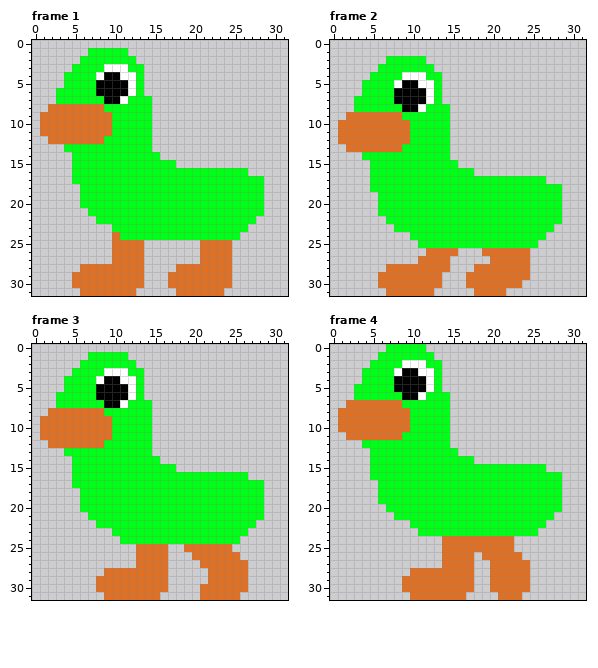
File history of a pixel-art file, asesprite/goose_walk.aseprite. Above, as it was before the edit.
32x32 pixels, 7 frames. Pixels under 10% opacity are left out. Shown: frame 1, frame 2, frame 3, frame 4. The commit also changed other frames, which this record leaves out.
After:
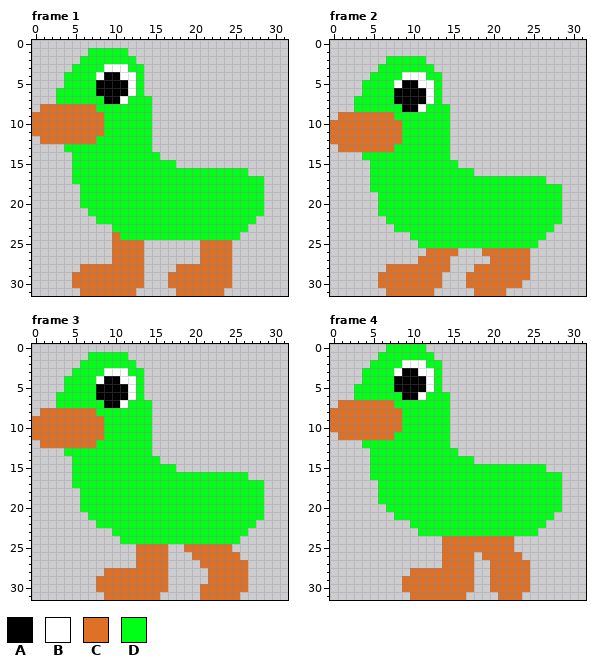
Palette (. is transparent): A #000000  B #ffffff  C #df7126  D #00ff16
The commit says: feat: :sparkles: grey goose bossfight
What changed:
Frame 1, layer "Layer 3":
The edit adds colour C in row 8 at x 1; in rows 9 to 11 at x 0; in row 12 at x 1.
Colour C gives way to colour D in row 8 at x 8; in rows 9 to 11 at x 9; in row 12 at x 8.
Frame 2, layer "Layer 3":
The edit adds colour C in row 9 at x 1; in rows 10 to 12 at x 0; in row 13 at x 1.
Colour C gives way to colour D in row 9 at x 8; in rows 10 to 12 at x 9; in row 13 at x 8.
Frame 3, layer "Layer 3": the same change as frame 1
Frame 4, layer "Layer 3":
The edit adds colour C in row 7 at x 1; in rows 8 to 10 at x 0; in row 11 at x 1.
Colour C gives way to colour D in row 7 at x 8; in rows 8 to 10 at x 9; in row 11 at x 8.
